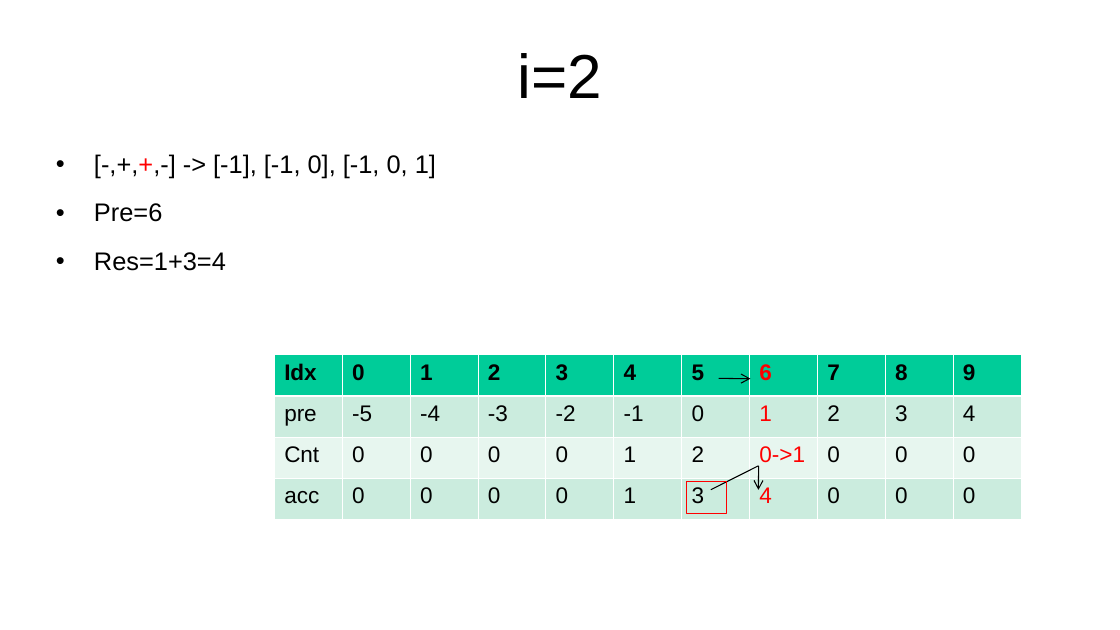
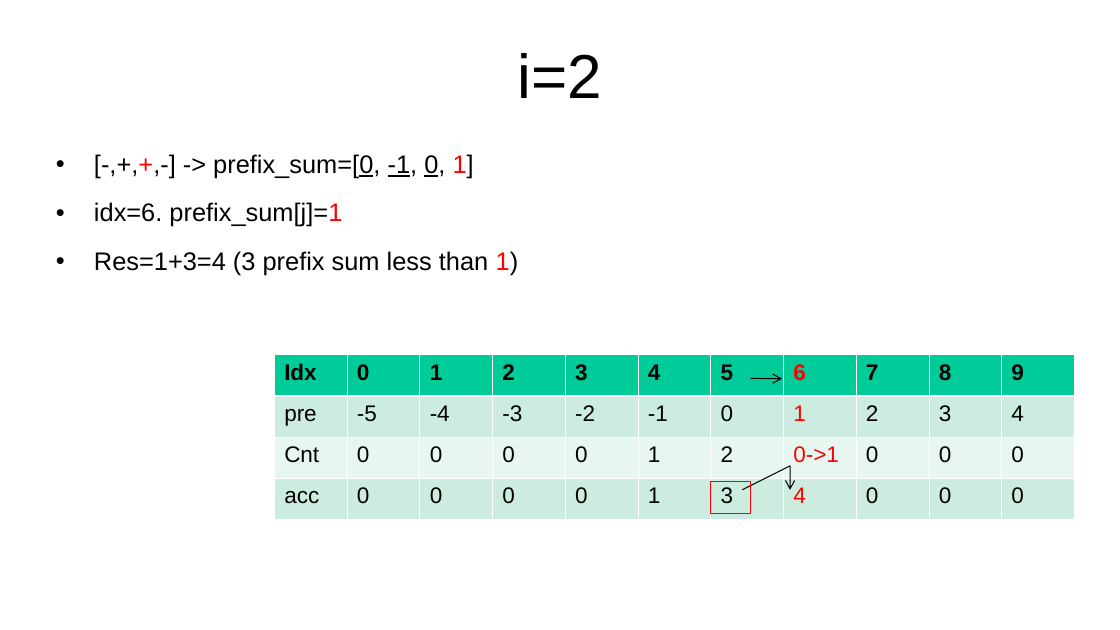
Before and after one commit to kindaichinisan/CompetitiveProgramming, a slide deck: slide 96 of MyCode/competitive_programming.ppt (slide 95 before the commit). Drawn at 1120x630 pixels with LibreOffice and Linux fonts; fonts in the diff are those of the drawing. Boxes give left, top, right and bottom in pixels: in the first picture for what was removed or moved away, otherwise in the second. Text is boxed around its words. In the diff, an @@ line names an element or a change of style, - is before the commit and + after.

```diff
--- a/MyCode/competitive_programming.ppt
+++ b/MyCode/competitive_programming.ppt
@@ text at (94,154,519,276): text changed @@
-• [-,+,+,-] -> [-1], [-1, 0], [-1, 0, 1]
-• Pre=6
-• Res=1+3=4
+• [-,+,+,-] -> prefix_sum=[0, -1, 0, 1]
+• idx=6. prefix_sum[j]=1
+• Res=1+3=4 (3 prefix sum less than 1)
@@ table: place and size @@
-table at (274,355,1023,519)
+table at (274,355,1077,519)
@@ arrow moved from (751, 379) - (719, 378) to (783, 379) - (751, 378) @@
@@ line moved from (711, 490) - (759, 466) to (743, 490) - (791, 466) @@
@@ arrow moved from (759, 466) - (758, 490) to (791, 466) - (791, 490) @@
@@ rectangle: place and size @@
-rectangle at (687,482,727,513)
+rectangle at (711,482,751,513)
```
Also in this commit, not shown: 6 other slides changed, 1 slide added, 2 other files.
